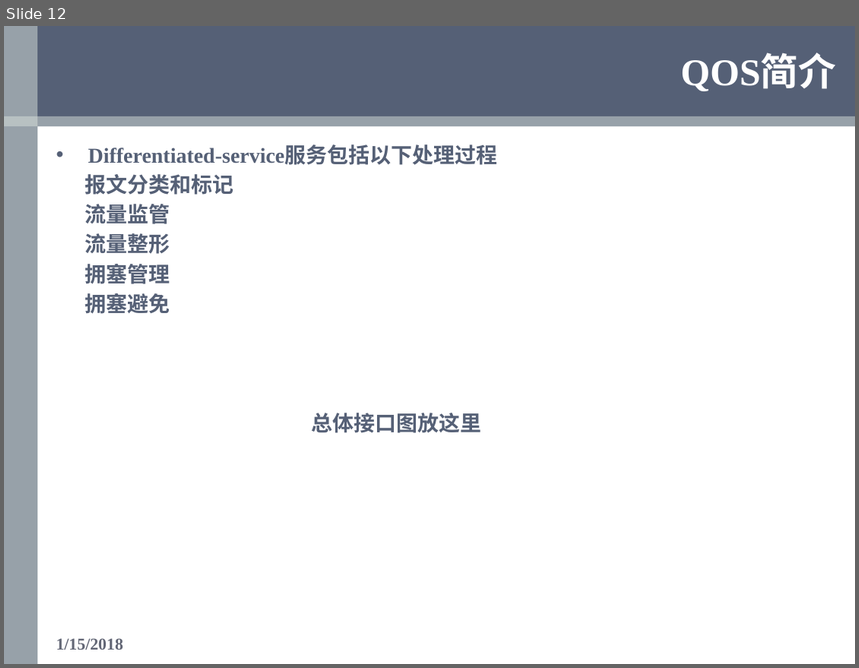
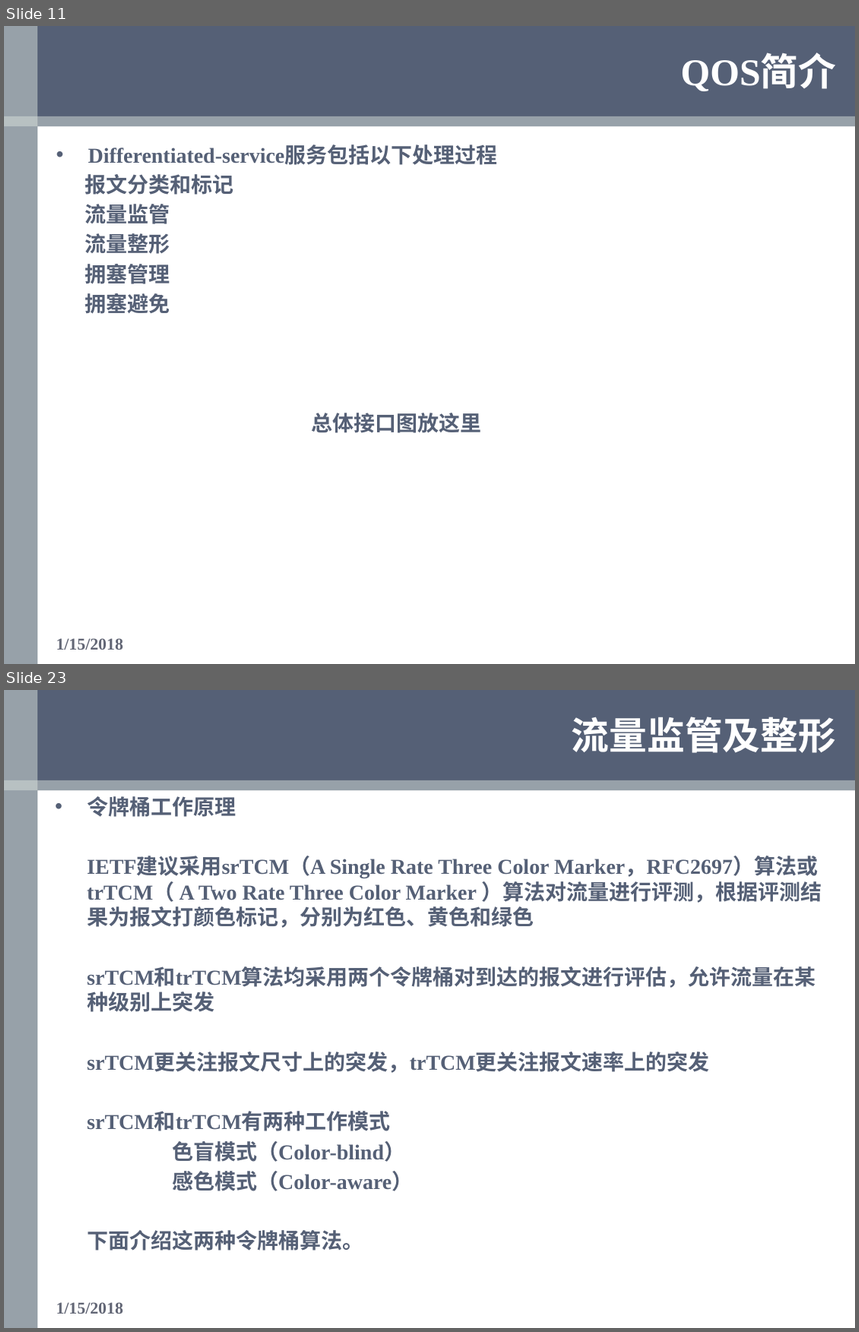
Before and after one commit to OOCC/PlanGIt, a slide deck: Personal/xueyu/Work/银河风云/QOS/QOS学习报告—薛雨.pptx. Shown one above the other, each under a label of ours: slide 12 before the commit, slides 11 and 23 after it; the slides between them are not shown. The pictures are 859x668 and 859x1332 pixels, drawn with LibreOffice and Linux fonts; fonts in the diff are those of the drawing; background and template pictures are left out. Boxes give left, top, right and bottom in pixels: in the first picture for what was removed or moved away, otherwise in the second. Text is boxed around its words. In the diff, an @@ line names an element or a change of style, - is before the commit and + after.

```diff
--- a/Personal/xueyu/Work/银河风云/QOS/QOS学习报告—薛雨.pptx
+++ b/Personal/xueyu/Work/银河风云/QOS/QOS学习报告—薛雨.pptx
@@ slide 23 added at (x1=4, y1=690, x2=855, y2=1328), background #FFFFFF; not listed: 4 template elements that a slide beside it also shows @@
@@ title added at (x1=572, y1=717, x2=837, y2=753), 32 pt, text #FFFFFF, bold @@
+流量监管及整形
@@ text added at (x1=87, y1=796, x2=823, y2=1251), 18 pt, text #556076, bold @@
+• 令牌桶工作原理
+IETF建议采用srTCM（A Single Rate Three Color Marker，RFC2697）算法或trTCM（ A Two Rate Three Color Marker ）算法对流量进行评测，根据评测结果为报文打颜色标记，分别为红色、黄色和绿色
+srTCM和trTCM算法均采用两个令牌桶对到达的报文进行评估，允许流量在某种级别上突发
+srTCM更关注报文尺寸上的突发，trTCM更关注报文速率上的突发
+srTCM和trTCM有两种工作模式
+色盲模式（Color-blind）
+感色模式（Color-aware）
+下面介绍这两种令牌桶算法。
@@ text added at (x1=56, y1=1303, x2=123, y2=1314), 14 pt, text #626675, bold @@
+1/15/2018
@@ what was slide 12 is now slide 11 @@
```
Also in this commit, not shown: 11 slides changed, 14 other slides added, 28 slides removed.
